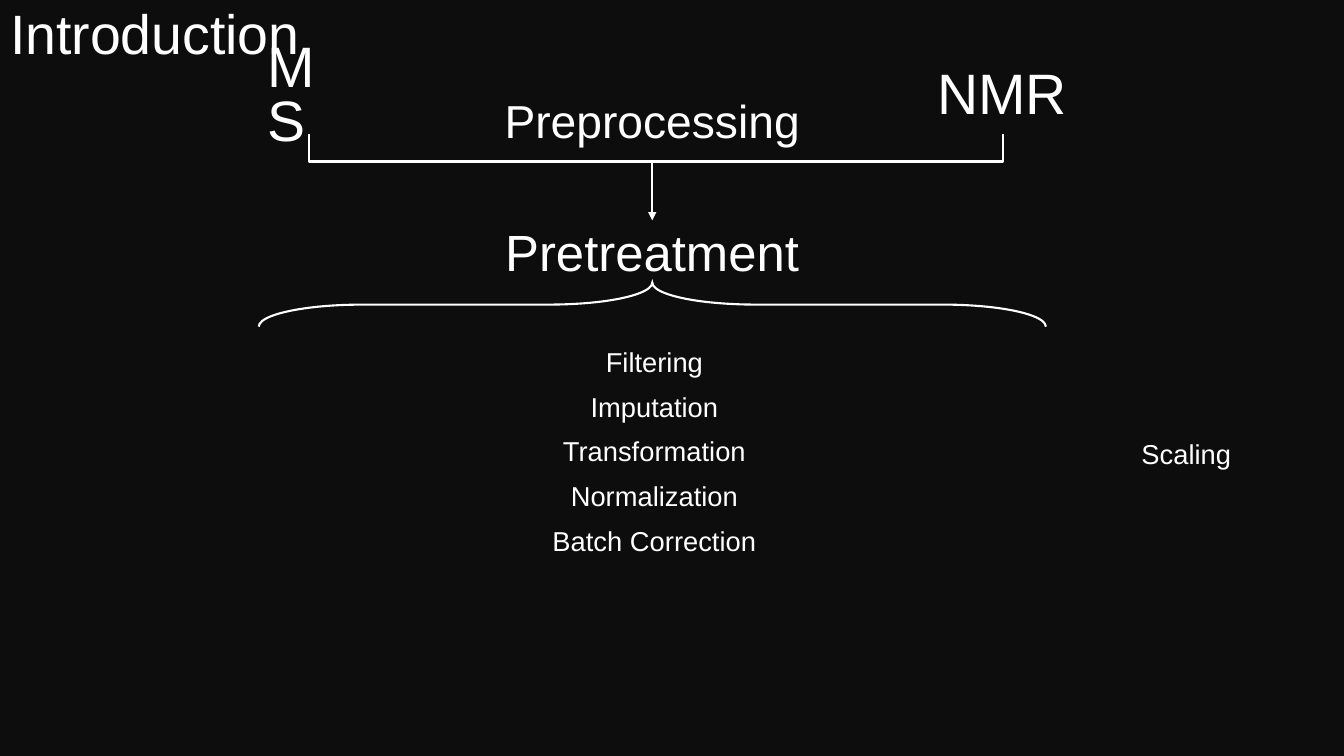
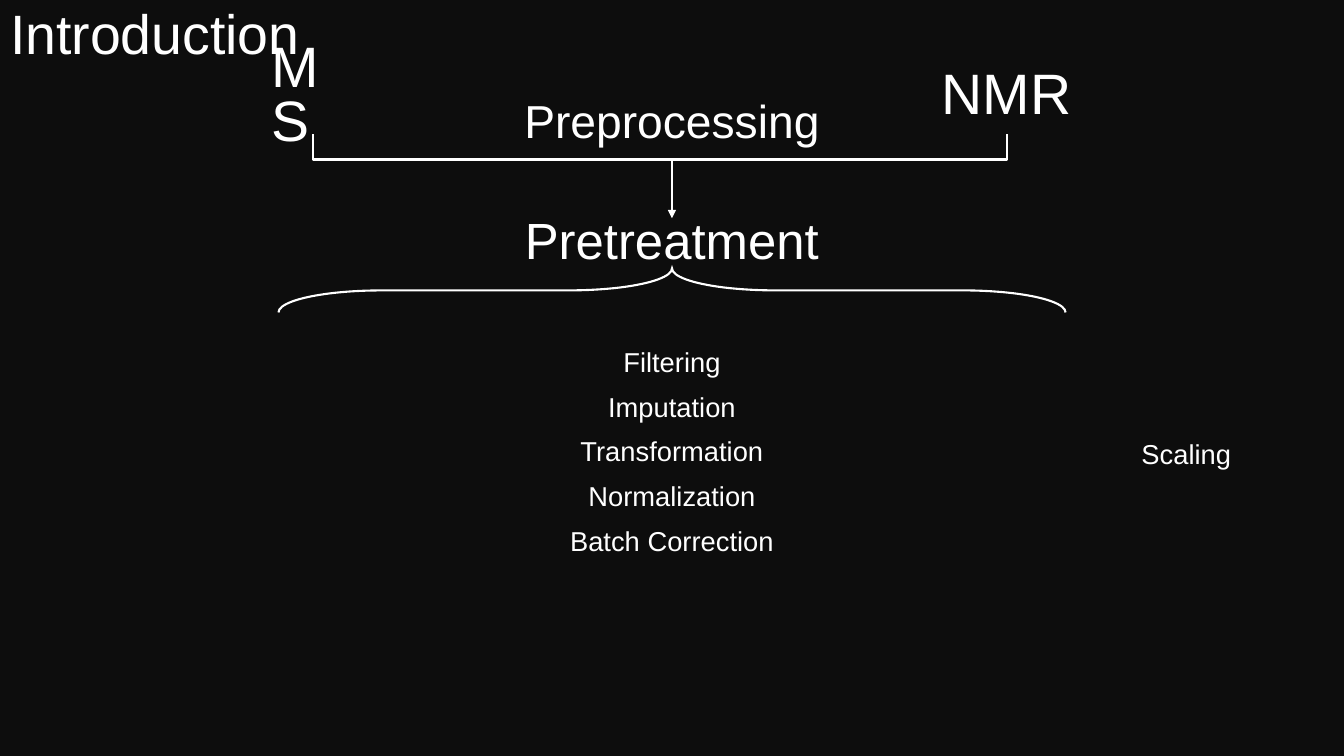
Before and after one commit to eperezme/metaboPipe, a slide deck: slide 10 of Defense/metaboPipe.pptx (slide 9 before the commit). Drawn at 1344x756 pixels with LibreOffice and Linux fonts; fonts in the diff are those of the drawing. Boxes give left, top, right and bottom in pixels: in the first picture for what was removed or moved away, otherwise in the second. Text is boxed around its words. In the diff, an @@ line names an element or a change of style, - is before the commit and + after.

```diff
--- a/Defense/metaboPipe.pptx
+++ b/Defense/metaboPipe.pptx
@@ text "Preprocessing": place and size @@
-text "Preprocessing" at [505, 104, 800, 148]
+text "Preprocessing" at [524, 104, 819, 148]
@@ 2 texts, 1 elbow line: place and size @@
-2 texts, 1 elbow line at [258, 63, 1067, 161]
+2 texts, 1 elbow line at [262, 63, 1071, 159]
@@ arrow moved from (652, 163) - (652, 221) to (673, 160) - (673, 219) @@
@@ text "Pretreatment": place and size @@
-text "Pretreatment" at [505, 236, 799, 281]
+text "Pretreatment" at [525, 224, 819, 270]
@@ left brace: place and size @@
-left brace at [259, 283, 1046, 327]
+left brace at [279, 269, 1066, 313]
@@ 5 texts: place and size @@
-5 texts at [552, 352, 756, 552]
+5 texts at [570, 352, 774, 552]
```
Also in this commit, not shown: 14 other slides changed, 39 slides added, 15 other files.
